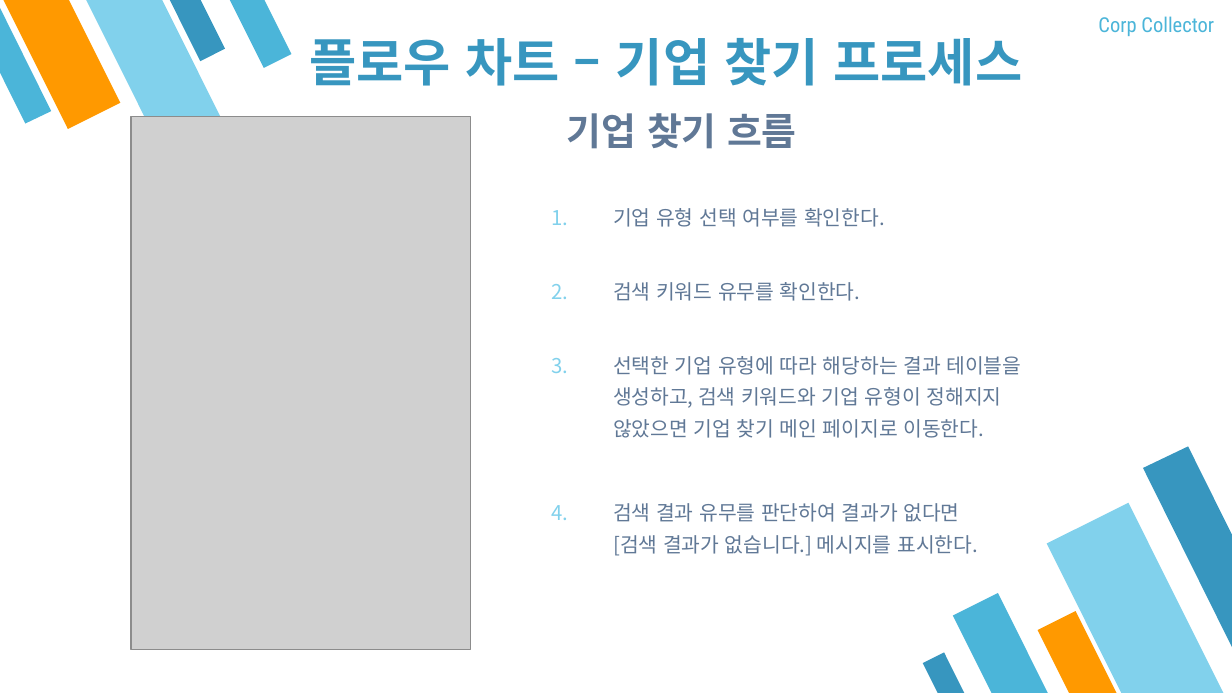
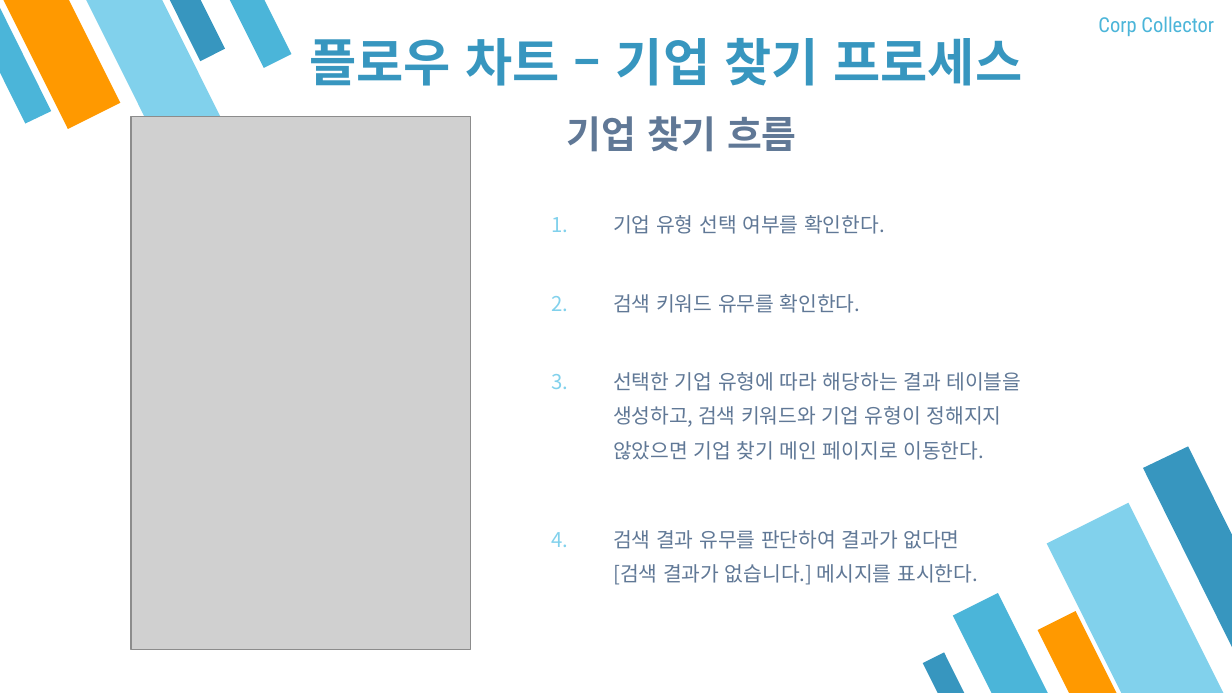
Before and after one commit to DrawGreen2021/Presentation, a slide deck: slide 20 of 최종발표/캡스톤_회의용 ppt.pptx. Drawn at 1232x693 pixels with LibreOffice and Linux fonts; fonts in the diff are those of the drawing; grey boxes stand for pictures. Boxes give left, top, right and bottom in pixels: in the first picture for what was removed or moved away, otherwise in the second. Text is boxed around its words. In the diff, an @@ line names an element or a change of style, - is before the commit and + after.

Commit message:
작업용 최종발표 PPT 사본 생성 백엔드 파트 PPT에는 웹 시연 페이지 틀을 잡아둠

```diff
--- a/최종발표/캡스톤_회의용 ppt.pptx
+++ b/최종발표/캡스톤_회의용 ppt.pptx
@@ text "기업 찾기 흐름" at <box>567,116,1022,585</box>: line spacing 0.8 to 0.9; line spacing 1.3 to 1.4 @@
```
Also in this commit, not shown: 1 other slide changed, 2 other files.
